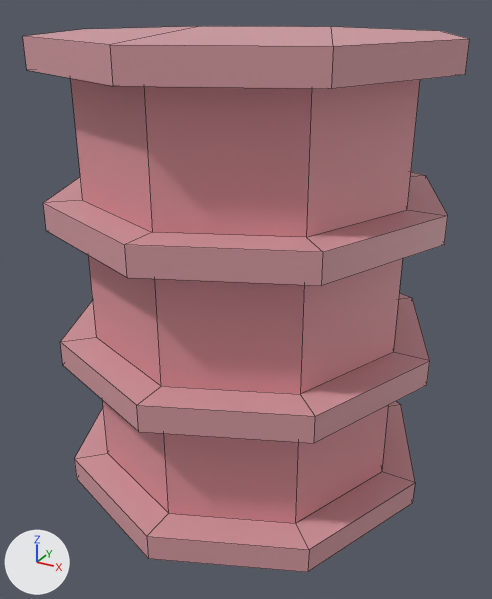
A saved change to the FBX model Assets/Models/Interactable/Barrel/Barrel.fbx.
Rendered twice from a 50 mm lens placed at (0.478, -0.876, 0.725), pointed at (0.006, -0.019, 0.296). Every picture has the same lights, and +X, +Y and +Z are marked at lower left. The first picture is the older version. Mesh edges are drawn as thin lines.

Names of what the first picture shows: 'Barrel'.
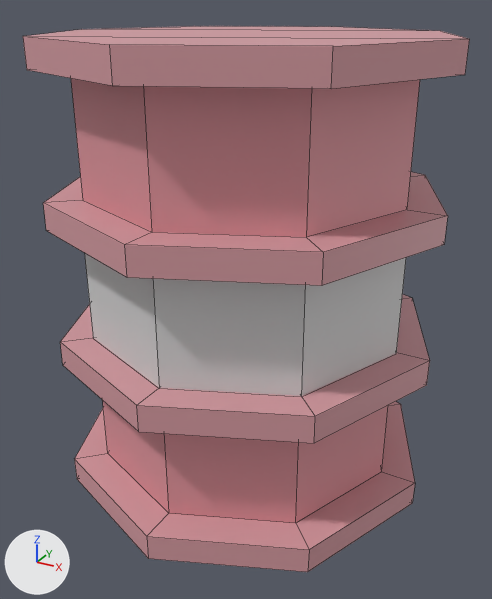
Where the change shows, as pixel boxes [x1, y1, x2, y2] in the pictures (492 x 599 px):
part 1 of me_mesh, added
    after: [85, 253, 406, 396]

The edits, one by one:
Material 'BarrelLabel' (mat_barrellabel) is new.
Its base color is (0.667, 0.667, 0.667) (light grey #d5d5d5).
me_mesh is used by ob_barrel; location (0.0, 0.0, 0.0).
me_mesh had 112 vertices, 110 faces and spanned x -0.295..0.295, y -0.295..0.295, z 0.0..0.683.
me_mesh now has 128 vertices, 118 faces and spans x -0.295..0.295, y -0.295..0.295, z 0.0..0.683.
me_mesh part 1: a new loose piece of 16 vertices spanning x -0.246..0.246, y -0.246..0.246, z 0.253..0.431, in mat_barrellabel (light grey #d5d5d5).
me_mesh gains material mat_barrellabel (light grey #d5d5d5).
